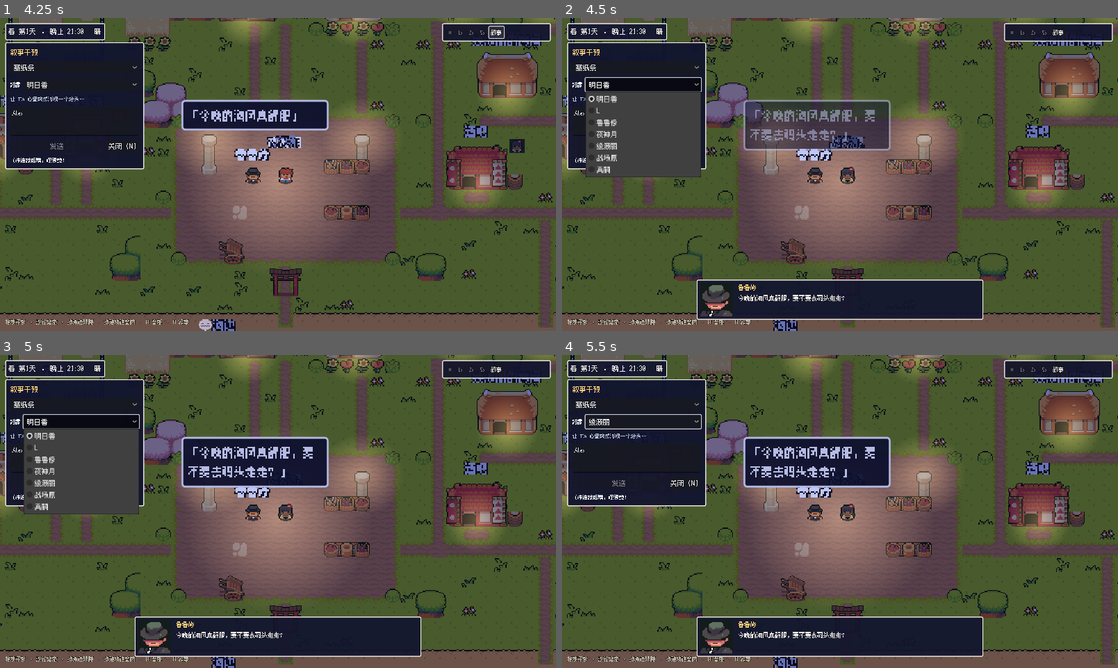
Above: before the commit, frames 1-4 (two rows, left to right).
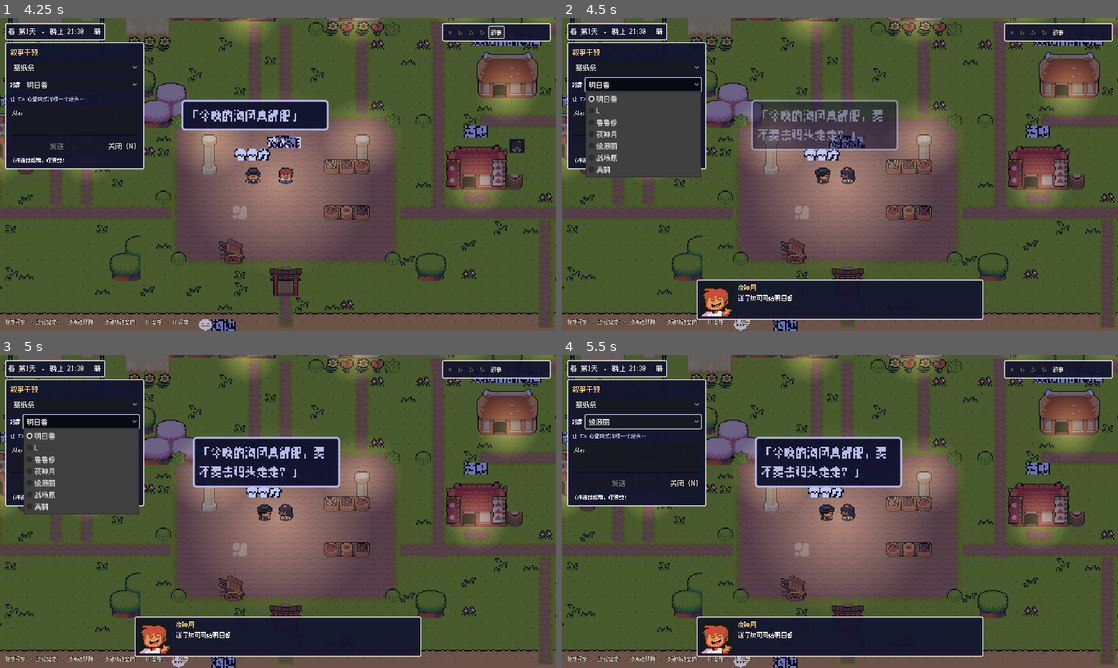
Above: after the commit, the same moments.

Repository: Oldcircle/anima
Game: Godot game, scene res://Main.tscn
Two runs of this game, one before a commit and one after it. Both use one fixed random seed, a clock stepped at 60 frames per second and the inputs below.
Inputs (mouse positions are in pixels of both pictures, inside the frame that each line leads up to):
- Up to frame 1 (4.25 s): click "叙事" at 0.5 s; click (72, 115) at 1.27 s; type "Alex" at 1.35 s; click "塞纸条" at 2 s; click "关闭 (N)" at 2.75 s; click "叙事" at 3.5 s
- Up to frame 2 (4.5 s): click "明日香" at 4.25 s
- Up to frame 3 (5 s): no input
- Up to frame 4 (5.5 s): click "关闭 (N)" at 5 s

Frame 1 is identical in both runs. In frame 2, 2.3% of the frame differs, in the area x 24-61%, y 26-100%; in frame 3, 2.4%, in the area x 24-62%, y 26-100%; in frame 4, 2.4%.

Commit message:
feat(godot): 行为可视化 — 工具调用与画面表现关联
- 凑近对话：talk/gossip/comfort/argue/share_secret/invite_out/give_gift 时
  说话者走到互动对象身旁 22px（同地点同空间才生效），走完双方自动面对面
- 送礼 (give_gift)：小包裹从送礼人飘到对方头顶 → 对方冒爱心，
  底部 JRPG 对话框播报事件描述（"送了热可可给明日香"）
- 吵架 (argue)：发起者怒 emote，对方心碎；安慰 (comfort)：对方爱心
- 睡觉/打盹：困 emote；skipped（这个 tick 没行动）：头顶冒"…"
- CharacterView 新增 face_towards / flash_emote（瞬时 emote 与持续情绪分槽），
  walk_path 支持走完面向指定点
- 离线 demo 增加三个演示 case（凑近对话/室内送礼/发呆），--shot 均已验证

Co-Authored-By: Claude Fable 5 <noreply@anthropic.com>

Diff:
--- a/godot/Main.gd
+++ b/godot/Main.gd
@@ -489,8 +489,17 @@
 			if c["id"] == "senjougahara": c["locationId"] = "plaza" # 室内 → 小镇
 		_on_tick({"tick": "demo", "formattedTime": _clock.text.split("   ")[0],
 			"weather": _weather, "characters": chars,
-			"events": [{"characterId": "lelouch", "action": "talk",
-				"args": {"message": "今晚的海风真舒服，要不要去码头走走？"}}]})
+			"events": [
+				# 对话凑近 + 底部对话框
+				{"characterId": "lelouch", "action": "talk", "success": true,
+					"args": {"target": "senjougahara", "message": "今晚的海风真舒服，要不要去码头走走？"}},
+				# 室内送礼：包裹飞过去 + 对方冒爱心（进咖啡馆能看到）
+				{"characterId": "light", "action": "give_gift", "success": true,
+					"args": {"target": "asuka", "item": "热可可"},
+					"description": "送了热可可给明日香"},
+				# 发呆 "…"
+				{"characterId": "rei", "skipped": true},
+			]})
 	)
 
 func _demo_characters() -> Array:
@@ -611,21 +620,56 @@
 			act = str(ca.get("name", ""))
 		v.set_action(act)
 
+# 有互动对象的动作：说话者会凑到对方身边、双方面对面
+const PAIR_ACTIONS := ["talk", "gossip", "comfort", "argue", "share_secret", "invite_out", "give_gift"]
+# 动作 → 头顶瞬时 emote（睡觉/打盹 → 困）
+const ACTION_EMOTES := {"sleep": "emote14", "nap": "emote14"}
+
 func _apply_bubbles(events: Array) -> Vector2i:
+	# 工具调用 → 画面表现：对话凑近+气泡、送礼飞道具、吵架/安慰 emote、发呆 "…"
 	var thoughts := 0
 	var talks := 0
 	for e in events:
-		var v = _views.get(str(e.get("characterId", "")), null)
+		var cid := str(e.get("characterId", ""))
+		var v = _views.get(cid, null)
 		if v == null:
 			continue
-		if str(e.get("action", "")) == "talk":
-			var args = e.get("args", null)
+		var action := str(e.get("action", ""))
+		var args = e.get("args", null)
+		var success: bool = e.get("success", true)
+		var tv = null   # 互动对象
+		if args is Dictionary:
+			tv = _views.get(str(args.get("target", "")), null)
+
+		if bool(e.get("skipped", false)):
+			v.flash_emote("emote20", 3.0)   # 这个 tick 在发呆
+
+		if tv != null and action in PAIR_ACTIONS and success:
+			_pair_up(v, tv)
+
+		match action:
+			"give_gift":
+				if success and tv != null:
+					_fly_gift(v, tv)
+					var desc := str(e.get("description", ""))
+					if desc != "":
+						_show_dialog(cid, _name_of(cid), desc)
+			"argue":
+				if tv != null:
+					v.flash_emote("emote7", 4.0)    # 怒
+					tv.flash_emote("emote26", 4.0)  # 心碎
+			"comfort":
+				if success and tv != null:
+					tv.flash_emote("emote27", 3.5)  # 被安慰 → 心
+			_:
+				if ACTION_EMOTES.has(action):
+					v.flash_emote(ACTION_EMOTES[action], 4.0)
+
+		if action == "talk":
 			var msg := str(args.get("message", "")) if args is Dictionary else ""
 			if msg != "":
 				v.say("「%s」" % msg, "talk")
-				var cid := str(e.get("characterId", ""))
-				var cname := str(_last_chars.get(cid, {}).get("name", cid))
-				_show_dialog(cid, cname, msg)
+				_show_dialog(cid, _name_of(cid), msg)
 				talks += 1
 				continue
 		var thought = e.get("thought", null)
@@ -633,6 +677,41 @@
 			v.say(str(thought), "thought")
 			thoughts += 1
 	return Vector2i(thoughts, talks)
+
+func _name_of(cid: String) -> String:
+	return str(_last_chars.get(cid, {}).get("name", cid))
+
+## 对话/互动凑近：说话者走到对方身旁 22px 处，走完双方面对面
+func _pair_up(a, b) -> void:
+	if a.location_id != b.location_id:
+		return
+	if str(a.get_meta("space", "town")) != str(b.get_meta("space", "town")):
+		return
+	var side := signf(a.position.x - b.position.x)
+	if side == 0.0:
+		side = 1.0
+	var spot: Vector2 = b.position + Vector2(22.0 * side, 0)
+	if a.position.distance_to(spot) > 6.0:
+		a.walk_path(PackedVector2Array([spot]), 0.9, b.position)
+	else:
+		a.face_towards(b.position)
+	b.face_towards(a.position)
+
+## 送礼：一个小包裹从送礼人飘到对方头顶，对方冒爱心
+func _fly_gift(a, b) -> void:
+	var s := Sprite2D.new()
+	s.texture = load("res://assets/ninja_adventure/items/Bag.png")
+	s.position = a.position + Vector2(0, -16)
+	s.z_index = 25
+	_chars_root.add_child(s)
+	var tw := create_tween()
+	tw.set_trans(Tween.TRANS_SINE).set_ease(Tween.EASE_IN_OUT)
+	tw.tween_property(s, "position", b.position + Vector2(0, -16), 0.6)
+	tw.tween_callback(func() -> void:
+		s.queue_free()
+		if is_instance_valid(b):
+			b.flash_emote("emote27", 3.5)
+	)
 
 func _update_clock(data: Dictionary) -> void:
 	var formatted := str(data.get("formattedTime", "?"))
--- a/godot/world/CharacterView.gd
+++ b/godot/world/CharacterView.gd
@@ -23,6 +23,8 @@
 var _tween: Tween
 var _bubble: Control
 var _mood: Sprite2D
+var _flash: Sprite2D          # 行为瞬时 emote（睡觉/吵架/收礼/发呆…），与持续情绪分开
+var _flash_seq := 0
 var _action_lbl: Label
 var _name_lbl: Label
 var _name_y := 0.0
@@ -104,8 +106,9 @@
 	if _sprite:
 		_sprite.play("idle_" + _dir)
 
-## 沿寻路途径点走过去；总时长压在 budget 秒内（模拟加速时不落后）
-func walk_path(points: PackedVector2Array, budget: float = 3.2) -> void:
+## 沿寻路途径点走过去；总时长压在 budget 秒内（模拟加速时不落后）。
+## face_pos 给定时，走完后面向该点（对话凑近用）。
+func walk_path(points: PackedVector2Array, budget: float = 3.2, face_pos: Vector2 = Vector2.INF) -> void:
 	if points.is_empty():
 		return
 	if _tween and _tween.is_running():
@@ -117,6 +120,8 @@
 		prev = p
 	if total < 2.0:
 		position = points[-1]
+		if face_pos != Vector2.INF:
+			face_towards(face_pos)
 		return
 	var speed := maxf(80.0, total / budget)
 	_tween = create_tween()
@@ -133,7 +138,36 @@
 		)
 		_tween.tween_property(self, "position", p, seg / speed)
 		prev = p
-	_tween.tween_callback(func() -> void: _sprite.play("idle_" + _dir))
+	_tween.tween_callback(func() -> void:
+		if face_pos != Vector2.INF:
+			face_towards(face_pos)
+		else:
+			_sprite.play("idle_" + _dir)
+	)
+
+## 面向某个世界坐标（对话/送礼时转身）
+func face_towards(pos: Vector2) -> void:
+	var delta := pos - position
+	if delta.length() < 1.0:
+		return
+	_dir = _dir_of(delta)
+	_sprite.play("idle_" + _dir)
+
+## 行为瞬时 emote：头顶左侧闪现几秒（与右侧的持续情绪 emote 并存）
+func flash_emote(emote: String, dur: float = 4.0) -> void:
+	if _flash == null:
+		_flash = Sprite2D.new()
+		_flash.position = Vector2(-14, -42)
+		_flash.z_index = 15
+		add_child(_flash)
+	_flash.texture = load(EMOTE_DIR + emote + ".png")
+	_flash.visible = true
+	_flash_seq += 1
+	var seq := _flash_seq
+	get_tree().create_timer(dur).timeout.connect(func() -> void:
+		if _flash_seq == seq and is_instance_valid(_flash):
+			_flash.visible = false
+	)
 
 func _dir_of(delta: Vector2) -> String:
 	if absf(delta.x) > absf(delta.y):
Binary file added: godot/assets/ninja_adventure/items/Bag.png
Not shown, changed: STATUS.md
Not shown, changed: godot/README.md
Not shown, changed: godot/assets/README.md
